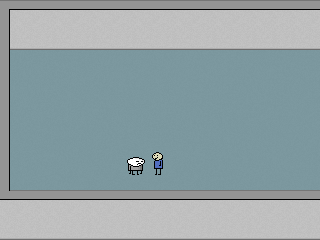
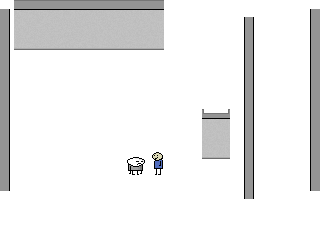
The second w=320, h=240 image is a revision of the first. Changes to its layers:
showed group "RoomParts" (5 layers) over [0, 0, 320, 199]
added layer "Door Wall" in group "RoomParts" over [202, 109, 230, 159]
hid group "A-2" (3 layers) over [0, 0, 320, 240]
hid "Bottom and Left Walls" over [0, 0, 320, 240]
